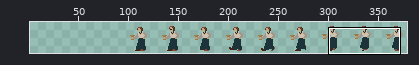
One commit to this sprite sheet: assets/spritesheets/lady.[32,32,9].png. The first picture is a wide view before the edit; the outline marks the close-up.
Close-up. Before the edit:
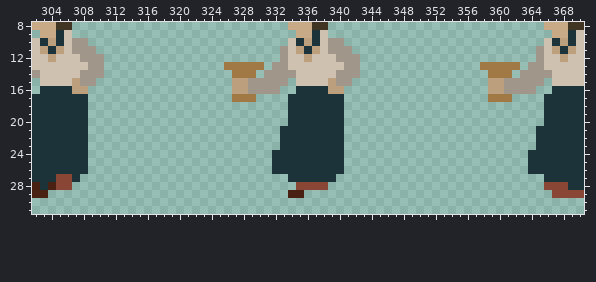
The file is 288x32 pixels. Shown: x 302..370, y 8..31. The old version is drawn lined up with the new one, on the new canvas. The wide view leaves out empty margins. The commit also changed other parts of the picture, which this record leaves out.
And afterwards:
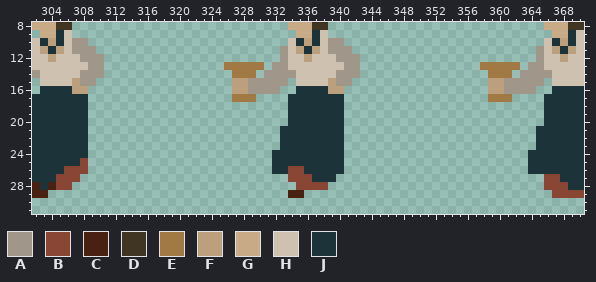
Palette (. is transparent): A #a09689  B #894634  C #492112  D #403422  E #a07944  F #bc9f7d  G #c9aa86  H #cfc1b0  J #1c333a
Difference:
canvas 288x32 -> 384x32, the old top-left corner now at 96,0
y 25: x 308 J -> B
y 26: x 306..308 JJJ -> BBB; x 334..335 JJ -> BB
y 27: x 307 J -> B; x 334..336 JJJ -> BBB; x 366..367 JJ -> BB
